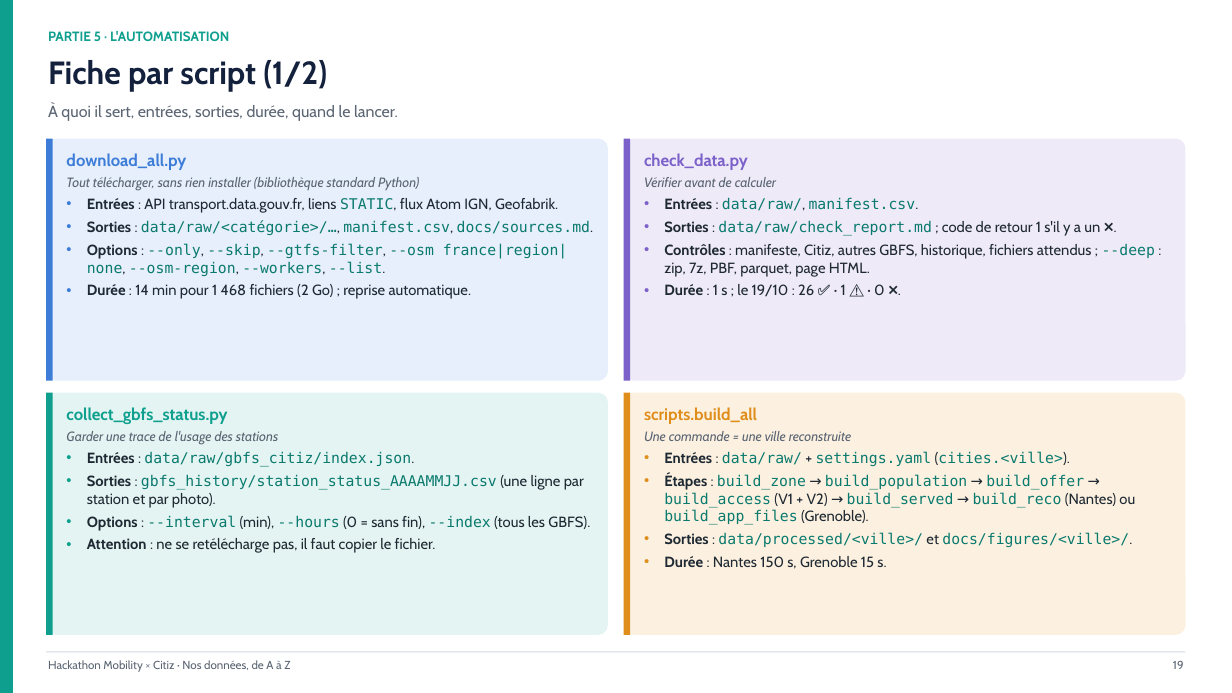
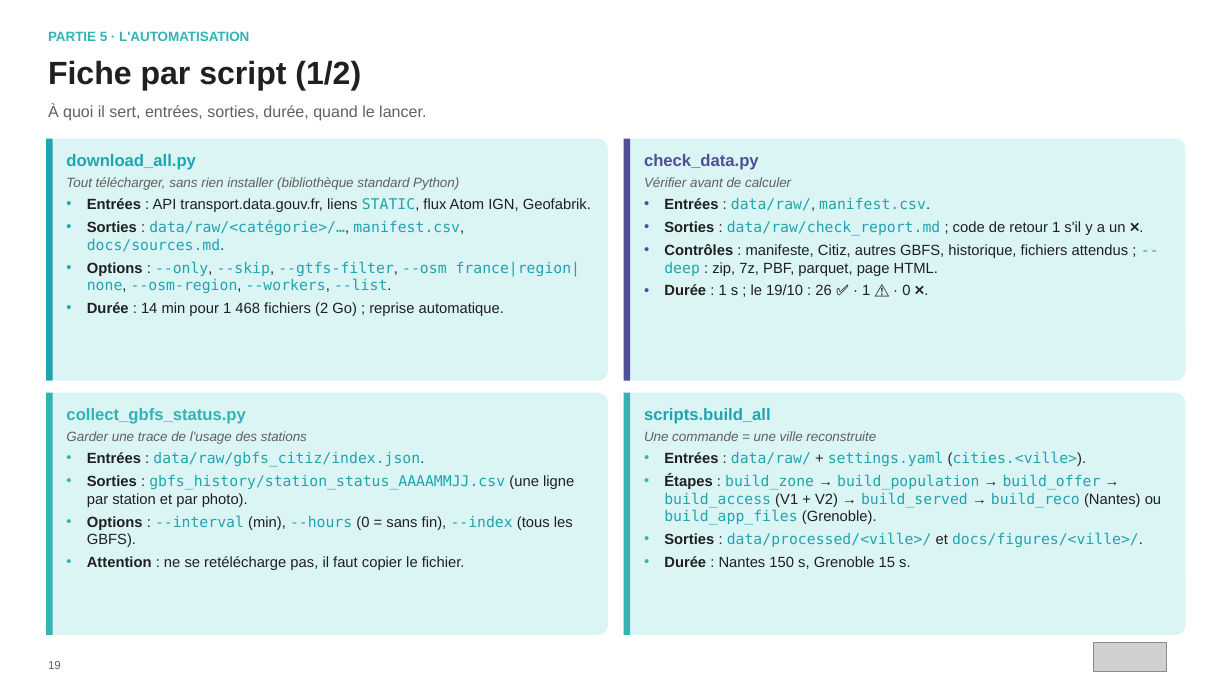
Before and after one commit to hillzeealex/hackathon-mobility-citiz, a slide deck: slide 19 of slides/DONNEES_ET_AUTOMATISATION.pptx. Drawn at 1232x693 pixels with LibreOffice and Linux fonts; fonts in the diff are those of the drawing; grey boxes stand for pictures. Boxes give left, top, right and bottom in pixels: in the first picture for what was removed or moved away, otherwise in the second. Text is boxed around its words. In the diff, an @@ line names an element or a change of style, - is before the commit and + after.

Commit message:
Slides : chiffres officiels de Fabric, sans délinquance ; deck données aux couleurs de Citiz (#38)

```diff
--- a/slides/DONNEES_ET_AUTOMATISATION.pptx
+++ b/slides/DONNEES_ET_AUTOMATISATION.pptx
@@ rectangle removed at [0, 0, 13, 693] @@
@@ text "PARTIE 5 · L'AUTOMATISATION" at [48, 30, 249, 44]: font Cabin to Arial, text colour #0E9F8E to #32B4B5 @@
@@ text "Fiche par script (1/2)" at [48, 60, 361, 91]: font Cabin to Arial, text colour #14213D to #202020 @@
@@ text "À quoi il sert, entrées, ..." at [48, 104, 426, 121]: font Cabin to Arial, text colour #5B6573 to #616060 @@
@@ rounded rectangle at [46, 139, 608, 381]: fill #E6EFFB to #DBF4F4 @@
@@ rectangle at [46, 139, 53, 381]: fill #3D7DD8 to #20A4B0 @@
@@ text "download_all.py" at [66, 154, 591, 293]: font Cabin to Arial in "download_all.py", "Tout télécharger, sans rien installer (bibliothèque standard ...", "Entrées : API transport.data.gouv.fr, liens STATIC, flux ...", "Sorties : data/raw/<catégorie>/…, manifest.csv, docs/sources ..." and 2 more places; text colour #3D7DD8 to #20A4B0 in "download_all.py"; text colour #5B6573 to #616060 in "Tout télécharger, sans rien installer (bibliothèque standard ..."; text colour #1F2933 to #202020 in "Entrées : API transport.data.gouv.fr, liens STATIC, flux ...", "Sorties : data/raw/<catégorie>/…, manifest.csv, docs/sources ...", "Options : --only, --skip, --gtfs-filter, france|region|none, ...", "Durée : 14 min pour 1 468 ..."; text colour #0B7A6E to #20A4B0 in "STATIC,", "data/raw/<catégorie>/…, manifest.csv, docs/sources.md.", "--only, --skip, --gtfs-filter, --osm france|region|none, --o ..."; bullet colour #3D7DD8 to #20A4B0 @@
@@ rounded rectangle at [624, 139, 1186, 381]: fill #EEEAF8 to #DBF4F4 @@
@@ rectangle at [624, 139, 630, 381]: fill #7B61C9 to #514E98 @@
@@ text "check_data.py" at [644, 154, 1129, 295]: font Cabin to Arial in "check_data.py", "Vérifier avant de calculer", "Entrées : data/raw/, manifest.csv.", "Sorties : ; code de retour 1 ..." and 2 more places; text colour #7B61C9 to #514E98 in "check_data.py"; text colour #5B6573 to #616060 in "Vérifier avant de calculer"; text colour #1F2933 to #202020 in "Entrées : data/raw/, manifest.csv.", "Sorties : ; code de retour 1 ...", "Contrôles : manifeste, Citiz, autres GBFS, historique, ...", "Durée : 1 s ; le 19/10 ..."; text colour #0B7A6E to #20A4B0 in "data/raw/, manifest.csv.", "data/raw/check_report.md", "--deep"; bullet colour #7B61C9 to #514E98 @@
@@ rounded rectangle at [46, 393, 608, 635]: fill #E3F4F2 to #DBF4F4 @@
@@ rectangle at [46, 393, 53, 635]: fill #0E9F8E to #32B4B5 @@
@@ text "collect_gbfs_status.py" at [66, 408, 574, 570]: font Cabin to Arial in "collect_gbfs_status.py", "Garder une trace de l'usage des stations", "Entrées : data/raw/gbfs_citiz/index.json.", "Sorties : (une ligne par station et ..." and 2 more places; text colour #0E9F8E to #32B4B5 in "collect_gbfs_status.py"; text colour #5B6573 to #616060 in "Garder une trace de l'usage des stations"; text colour #1F2933 to #202020 in "Entrées : data/raw/gbfs_citiz/index.json.", "Sorties : (une ligne par station et ...", "Options : (min), (0 = sans fin), ...", "Attention : ne se retélécharge pas, il ..."; text colour #0B7A6E to #20A4B0 in "data/raw/gbfs_citiz/index.json.", "gbfs_history/station_status_AAAAMMJJ.csv", "--interval --hours --index"; bullet colour #0E9F8E to #32B4B5 @@
@@ rounded rectangle at [624, 393, 1186, 635]: fill #FCF1E0 to #DBF4F4 @@
@@ rectangle at [624, 393, 630, 635]: fill #E08E1B to #32B4B5 @@
@@ text "scripts.build_all" at [644, 408, 1161, 569]: font Cabin to Arial in "scripts.build_all", "Une commande = une ville reconstruite", "Entrées : + (cities.<ville>).", "Étapes : → → → (V1 + ..." and 2 more places; text colour #E08E1B to #20A4B0 in "scripts.build_all"; text colour #5B6573 to #616060 in "Une commande = une ville reconstruite"; text colour #1F2933 to #202020 in "Entrées : + (cities.<ville>).", "Étapes : → → → (V1 + ...", "Sorties : et docs/figures/<ville>/.", "Durée : Nantes 150 s, Grenoble 15 ..."; text colour #0B7A6E to #20A4B0 in "data/raw/ settings.yaml (cities.<ville>).", "build_zone build_population build_offer build_access build_s ...", "data/processed/<ville>/ docs/figures/<ville>/."; bullet colour #E08E1B to #32B4B5 @@
@@ text "19": place and size @@
-text "19" at [1173, 661, 1184, 669]
+text "19" at [48, 661, 61, 669]
@@ text "19" at [48, 661, 61, 669]: font Cabin to Arial, text colour #5B6573 to #616060; alignment right to left @@
@@ rectangle removed at [46, 652, 1186, 653] @@
@@ picture added at [1093, 642, 1166, 672] @@
@@ text removed at [48, 660, 290, 672] @@
-Hackathon Mobility × Citiz · Nos données, de A à Z
```
Also in this commit, not shown: 29 other slides changed, 1 other file.
